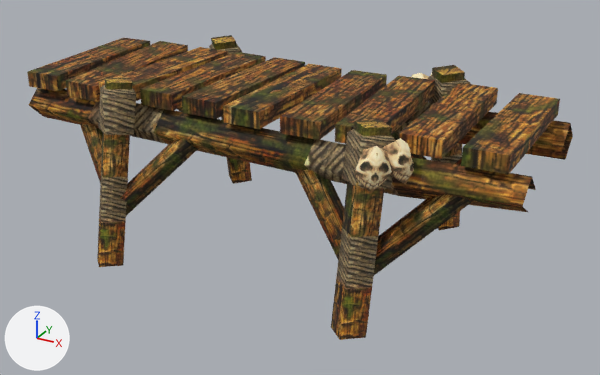
The FBX model Assets/3DModels/Map/Plank/straight.fbx: old version first, new version second.
Camera for both pictures: a 50 mm lens placed at (46.5, -78.7, 26.5), pointed at (3.2, -0.1, -12.8). Lighting does not change. The marker at lower left points along +X, +Y and +Z. Where no turn or scale is listed for an object, it has been applied to the vertices.

Script lines for the objects in view, before the commit:
```python
me_plankstraighthorz_prefab = bpy.data.meshes.new('plankStraightHorz_prefab')
me_plankstraighthorz_prefab.from_pydata(...)  # 348 vertices, 452 faces; spans x -29.6..31.5, y -16.2..16.3, z -20.8..0.6
me_plankstraighthorz_prefab.materials.append(mat_temple_run_material_003)  # picture img_walltexture_png
ob_plankstraighthorz_prefab = bpy.data.objects.new('plankStraightHorz_prefab', me_plankstraighthorz_prefab)
ob_plankstraighthorz_prefab.location = (0.0, 0.0, 0.0)
```
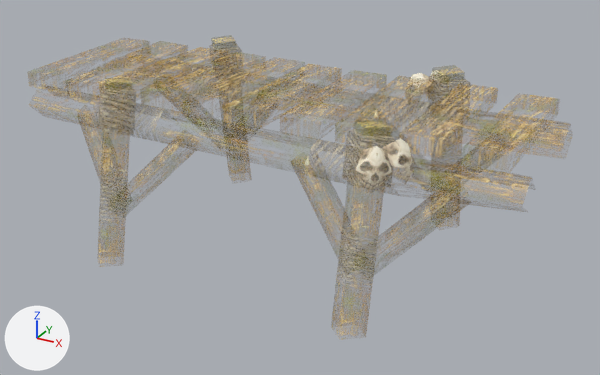
Where the newer file only moved an object's origin or applied its transform, the numbers keep the older frame.

What changed in the scene script:
```text
Change img_walltexture_png:
    img_walltexture_png: load_image('wallTexture.png', '../../Materials/wallTexture.png', 1024, 1024, 'sRGB') -> load_image('wallTexture.png', '../../Materials/wallTexture.png', 1024, 1024, 'Non-Color')
Add mat_temple_run_material_002:
    mat_temple_run_material_002 = bpy.data.materials.new('Temple Run Material.002')
    # uses the picture img_walltexture_png
Change me_plankstraighthorz_prefab:
    where me_plankstraighthorz_prefab.from_pydata(...)  # 348 vertices, 452 faces; spans x -29.6..31.5, y -16.2..16.3, z -20.8..0.6
    remove me_plankstraighthorz_prefab.materials.append(mat_temple_run_material_003)  # picture img_walltexture_png
    add me_plankstraighthorz_prefab.materials.append(mat_temple_run_material_002)
```

Pixel boxes (x1, y1, x2, y2) of what changed, in the pictures (600 x 375 px):
'plankStraightHorz_prefab', surface changed, recoloured
    both: (27, 35, 573, 340)
